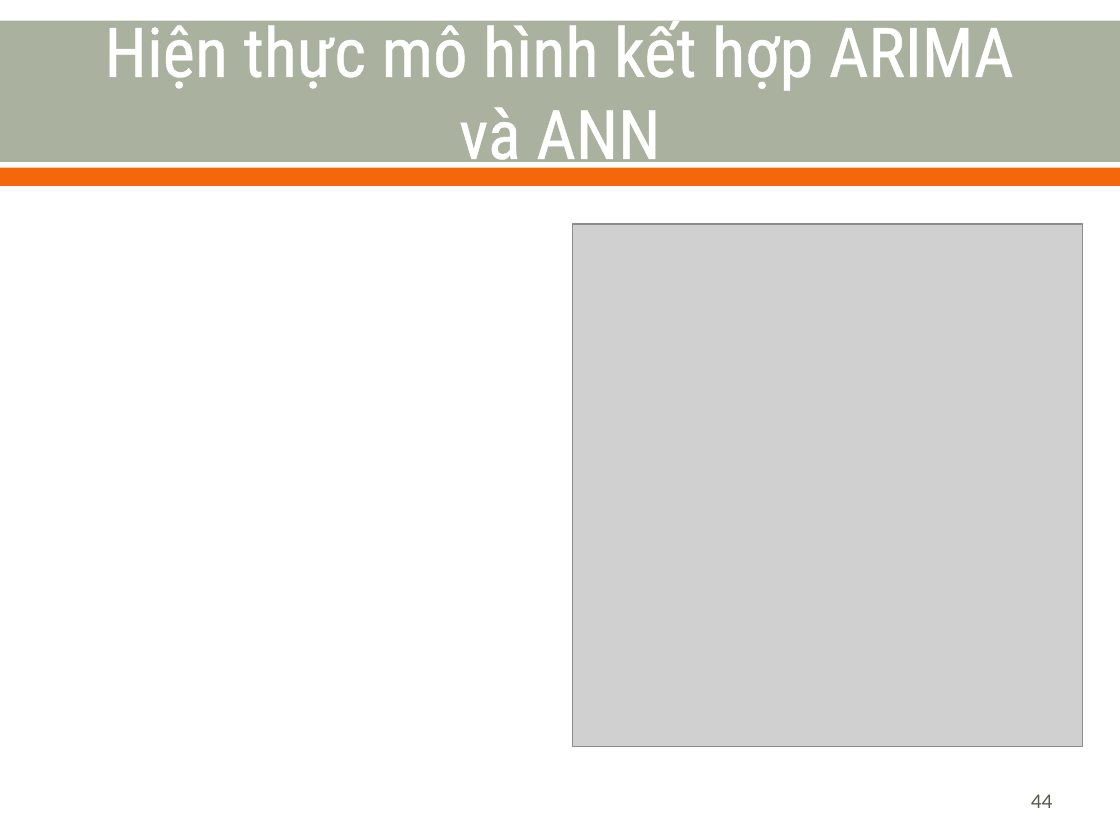
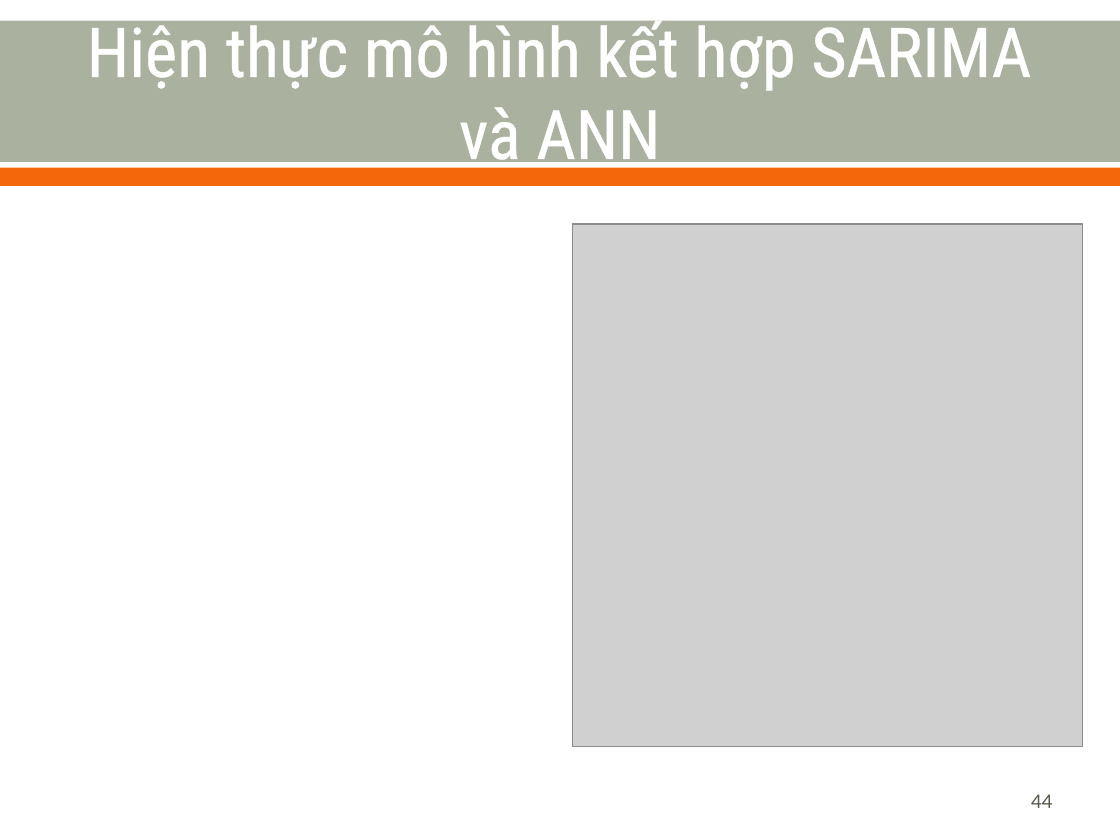
Before and after one commit to nvtthai/forecast-time-series, a slide deck: slide 44 of Report/Presentation.ppt. Drawn at 1120x840 pixels with LibreOffice and Linux fonts; fonts in the diff are those of the drawing; grey boxes stand for pictures. Boxes give left, top, right and bottom in pixels: in the first picture for what was removed or moved away, otherwise in the second. Text is boxed around its words. In the diff, an @@ line names an element or a change of style, - is before the commit and + after.

```diff
--- a/Report/Presentation.ppt
+++ b/Report/Presentation.ppt
@@ title at <box>87,14,1031,174</box>: text changed @@
-Hiện thực mô hình kết hợp ARIMA và ANN
+Hiện thực mô hình kết hợp SARIMA và ANN
```
Also in this commit, not shown: 10 other slides changed.
